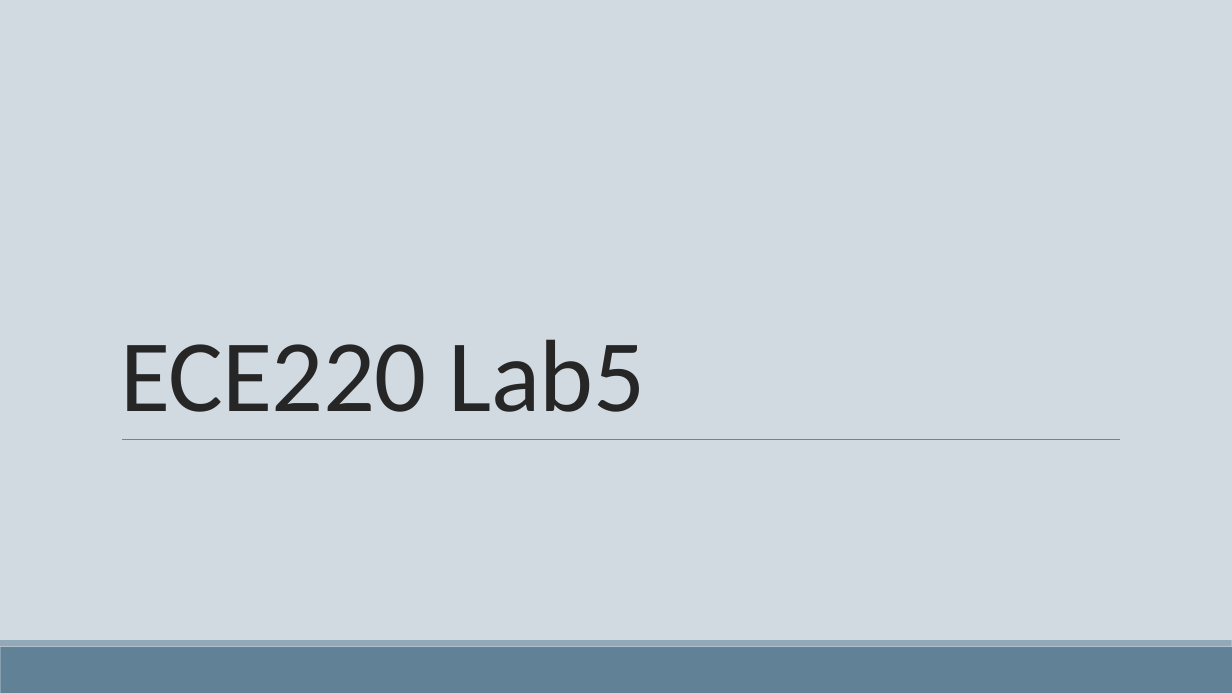
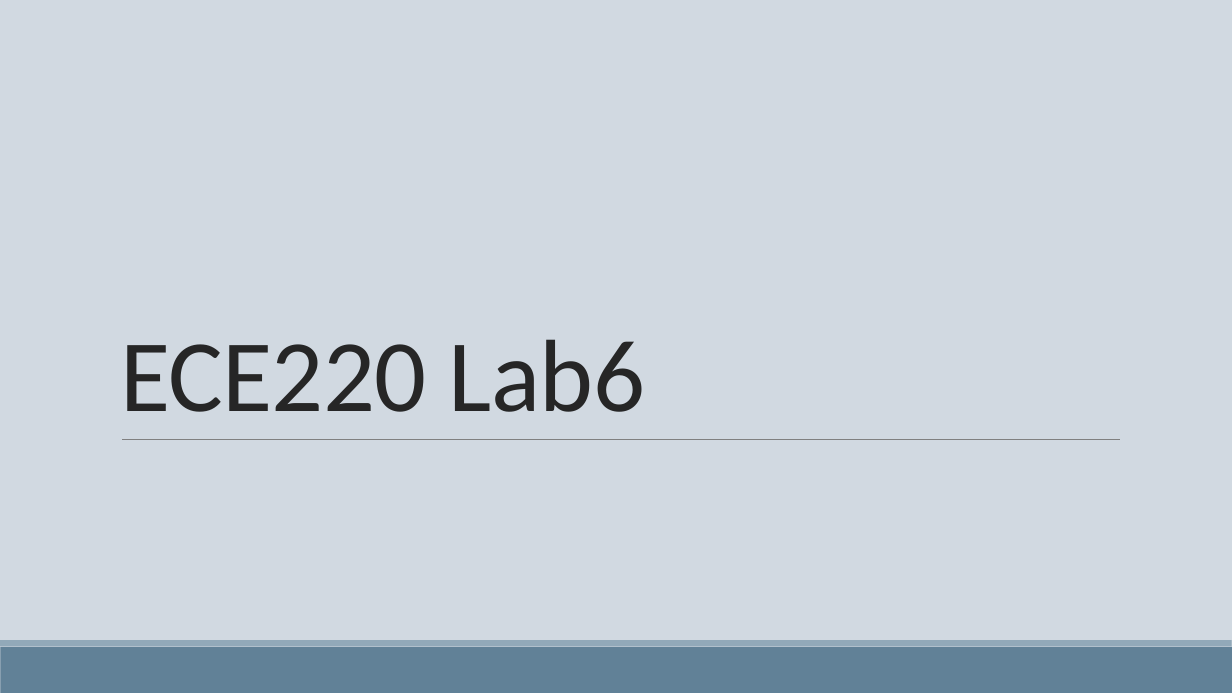
Before and after one commit to zwong15-2/ece220_comp, a slide deck: slide 1 of lab6/lecture/lab6.pptx. Drawn at 1232x693 pixels with LibreOffice and Linux fonts; fonts in the diff are those of the drawing. Boxes give left, top, right and bottom in pixels: in the first picture for what was removed or moved away, otherwise in the second. Text is boxed around its words. In the diff, an @@ line names an element or a change of style, - is before the commit and + after.

```diff
--- a/lab6/lecture/lab6.pptx
+++ b/lab6/lecture/lab6.pptx
@@ title at bbox=[120, 339, 645, 412]: text changed @@
-ECE220 Lab5
+ECE220 Lab6
```
Also in this commit, not shown: 1 other file.
